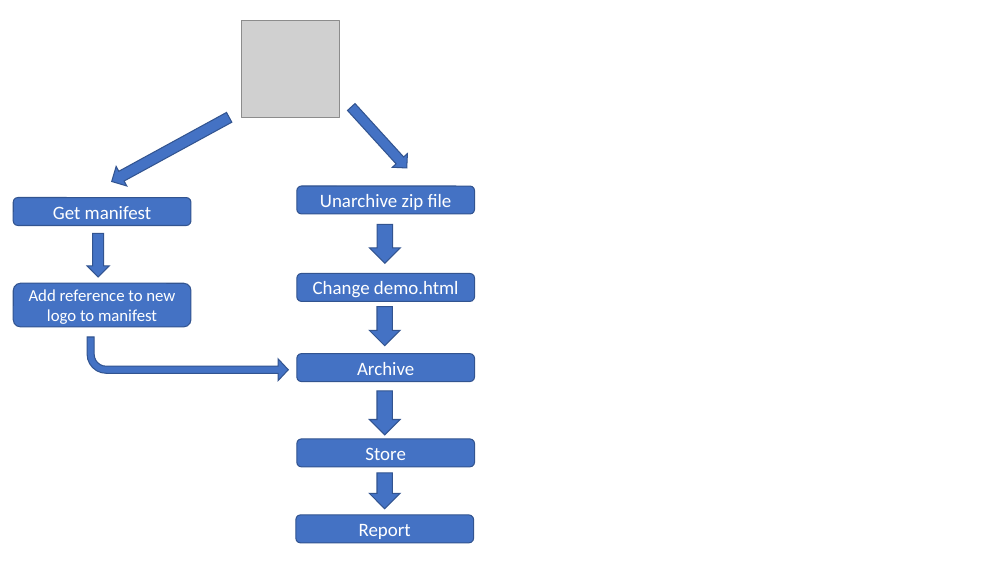
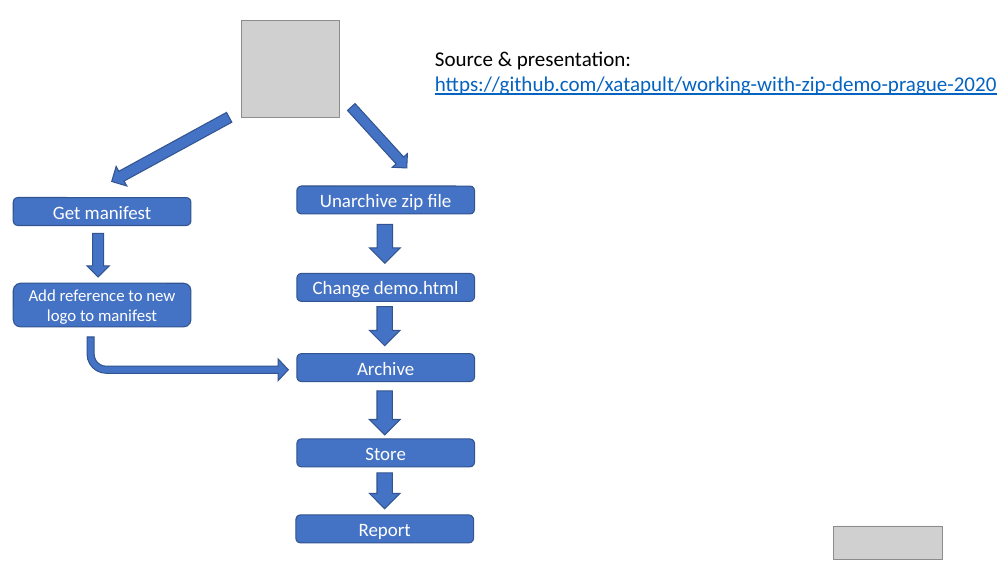
Before and after one commit to xatapult/working-with-zip-demo-prague-2020, a slide deck: slide 9 of presentation/Prague-2020-working-with-zip.pptx. Drawn at 1008x567 pixels with LibreOffice and Linux fonts; fonts in the diff are those of the drawing; grey boxes stand for pictures; background and template pictures are left out. Boxes give left, top, right and bottom in pixels: in the first picture for what was removed or moved away, otherwise in the second. Text is boxed around its words. In the diff, an @@ line names an element or a change of style, - is before the commit and + after.

```diff
--- a/presentation/Prague-2020-working-with-zip.pptx
+++ b/presentation/Prague-2020-working-with-zip.pptx
@@ text added at [435,51,997,95], 20 pt, text #0563C1, underline @@
+Source & presentation:
+https://github.com/xatapult/working-with-zip-demo-prague-2020
@@ picture added at [834,526,943,560] @@
```
Also in this commit, not shown: 6 other slides changed, 2 other files.
